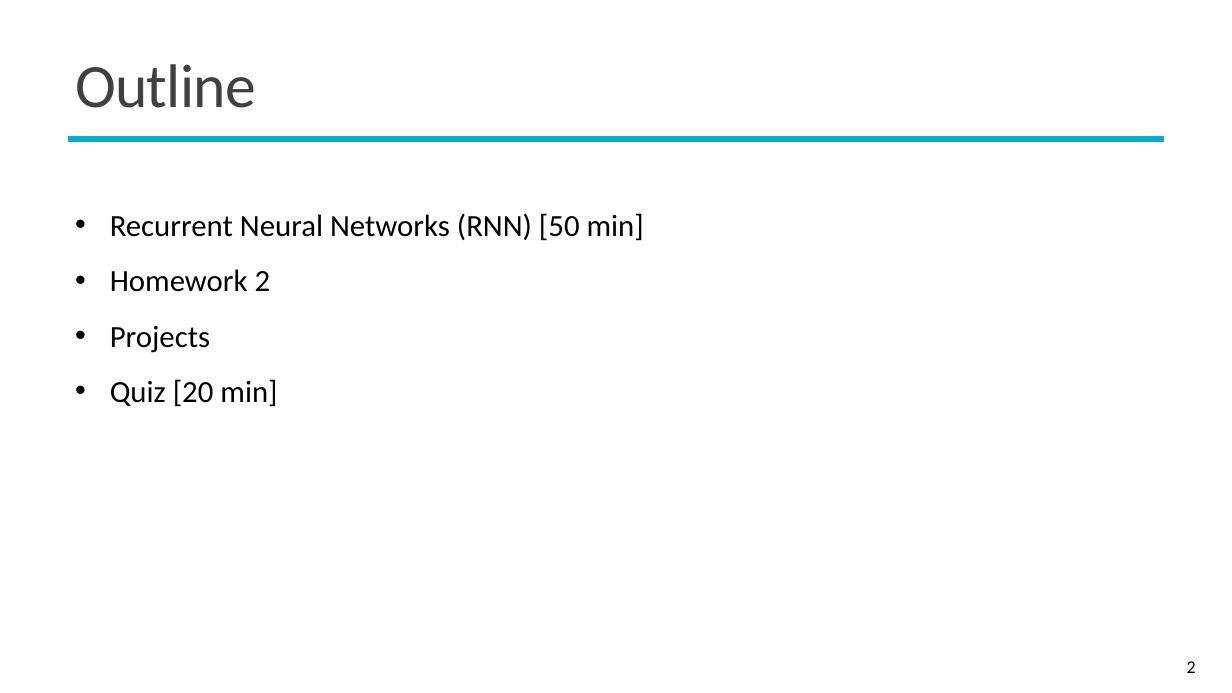
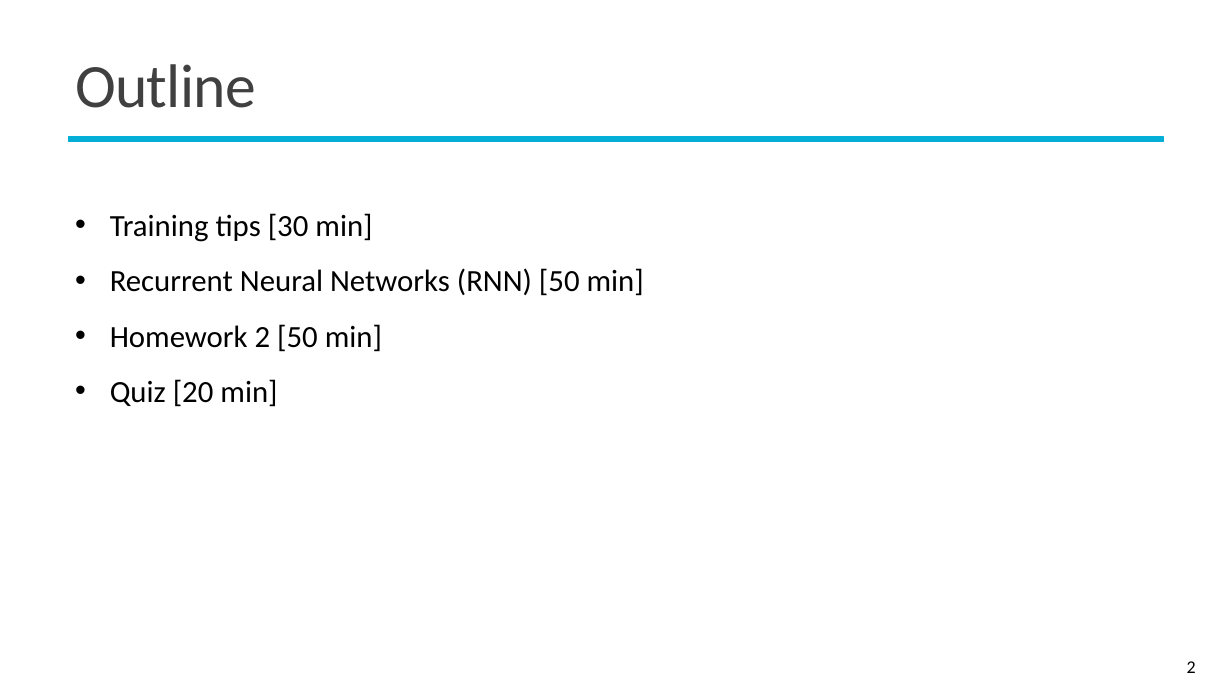
Before and after one commit to mcps5601/CGUDL_2025_Spring, a slide deck: slide 2 of slides/RNN_0331.pptx. Drawn at 1232x693 pixels with LibreOffice and Linux fonts; fonts in the diff are those of the drawing; background and template pictures are left out. Boxes give left, top, right and bottom in pixels: in the first picture for what was removed or moved away, otherwise in the second. Text is boxed around its words. In the diff, an @@ line names an element or a change of style, - is before the commit and + after.

```diff
--- a/slides/RNN_0331.pptx
+++ b/slides/RNN_0331.pptx
@@ text at (x1=110, y1=213, x2=372, y2=242): paragraph added @@
+• Training tips [30 min]
@@ text at (x1=110, y1=324, x2=382, y2=352): text changed @@
-• Homework 2
-• Projects
+• Homework 2 [50 min]
```
Also in this commit, not shown: 6 other slides changed, 1 slide added, 6 slides removed.
